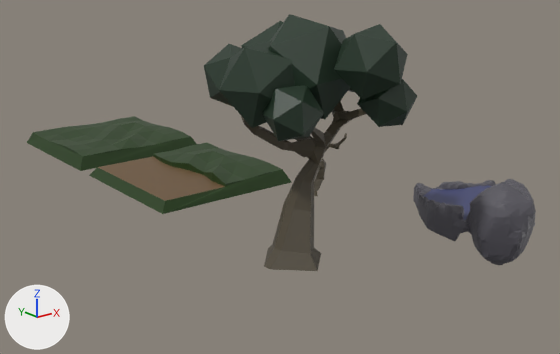
One commit to the Blender file files/terrain solo.blend: the scene before it, then after it.
One viewpoint serves both versions: a 50 mm lens placed at (-49.1, -105.8, 33.2), pointed at (15.0, -25.7, 1.2). Lighting does not change. The marker at lower left points along +X, +Y and +Z.

The first picture shows 'big tree', 'floor', 'lake', 'leaves', 'path', 'small tree', 'water'.
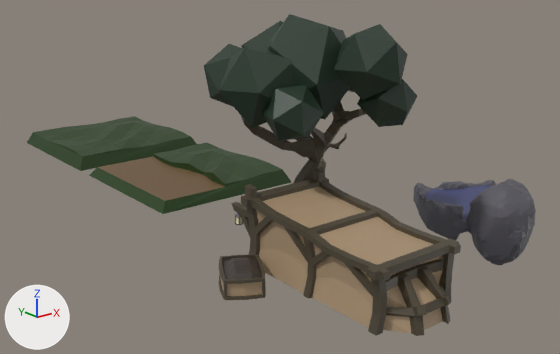
Changed parts and their boxes [x1, y1, x2, y2] in the pictures (560 x 354 px):
'Meta', added (brown)
    after: [231, 168, 461, 336]
    faces in mat_carro_wall (beige #af9677): [256, 187, 443, 333]
    faces in mat_madera (brown #4d4535): [231, 168, 461, 336]
'Stash', added
    after: [218, 254, 266, 300]
    faces in mat_madera (brown #4d4535): [218, 254, 266, 300]
    faces in mat_dark_areas (black #413933): [222, 257, 262, 280]
    faces in mat_carro_wall (beige #af9677): [221, 279, 262, 296]
'farolillo', added
    after: [235, 213, 243, 225]
'big tree', unchanged, covered by the edit
    before: [241, 99, 366, 271]
    after: [241, 99, 366, 183]

The change in detail:
Material 'carro wall' (mat_carro_wall) is new.
Its base color is (0.429, 0.305, 0.186) (beige #af9677).
Material 'dark areas' (mat_dark_areas) is new.
Its base color is (0.0522, 0.0403, 0.0337) (black #413933).
Material 'focus' (mat_focus) is new.
Its base color is (0.8, 0.762, 0.446) (beige #e7e2b2).
Mesh me_cube_001 is new.
It has 134 vertices, 127 faces and spans x -2.26..2.25, y -3.21..3.21, z -1.0..1.45.
Faces by material slot: [102, 10, 15].
It uses material mat_madera (brown #4d4535).
It uses material mat_carro_wall (beige #af9677).
It uses material mat_dark_areas (black #413933).
Mesh me_cylinder is new.
It has 90 vertices, 87 faces and spans x -0.452..0.452, y -0.405..0.456, z -1.35..0.0.
Faces by material slot: [77, 10].
It uses material mat_rock (dark grey #58565e).
It uses material mat_focus (beige #e7e2b2).
Mesh me_cube is new.
It has 358 vertices, 357 faces, 2 loose edges and spans x -5.6..5.6, y -16.5..7.7, z 0.0..8.8.
Faces by material slot: [307, 47, 3].
It uses material mat_madera (brown #4d4535).
It uses material mat_carro_wall (beige #af9677).
It uses material mat_dark_areas (black #413933).
Object 'Stash' (ob_stash) is new; it shows me_cube_001.
Its location is (-8.15, -48.58, 1.0).
Its rotation in degrees is (0, 0, -30).
Object 'farolillo' (ob_farolillo) is new; it shows me_cylinder.
Its location is (-4.47, -43.13, 5.38).
Object 'Meta' (ob_meta) is new; it shows me_cube.
Its location is (0.0, -50.0, 0.0).
